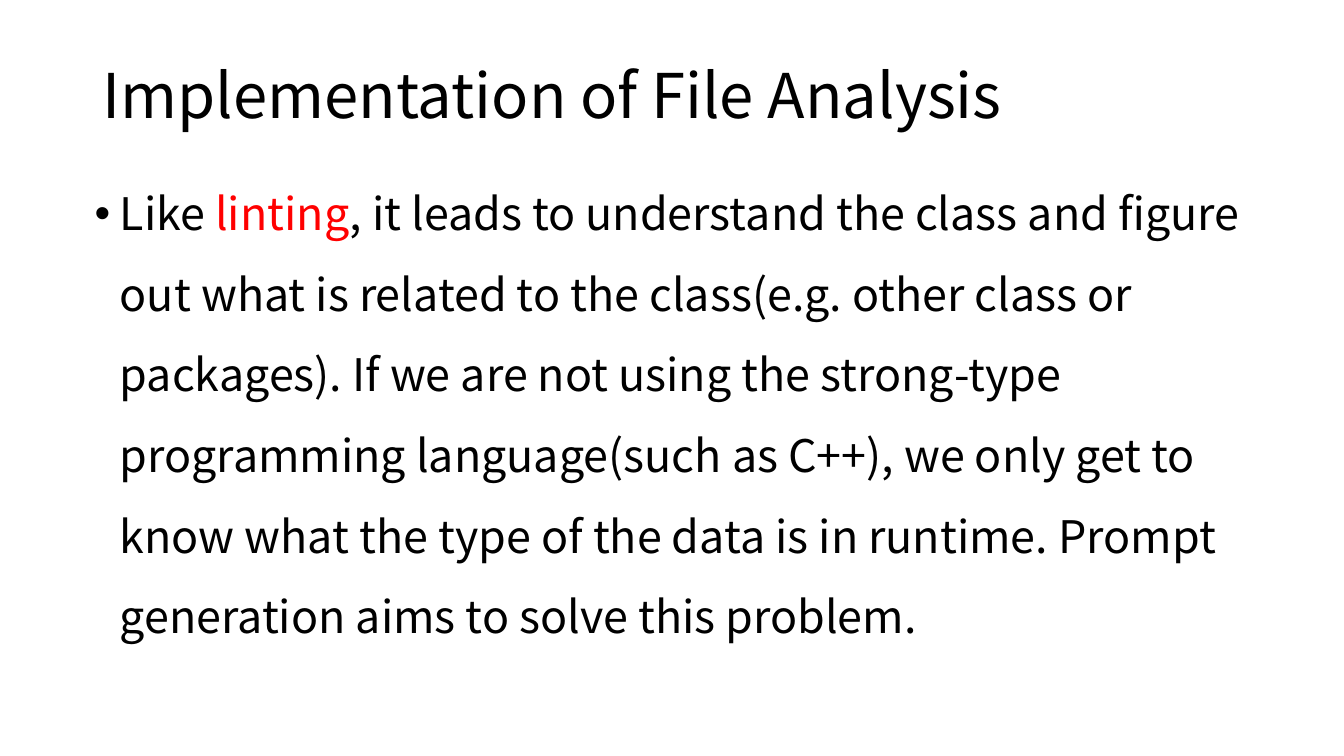
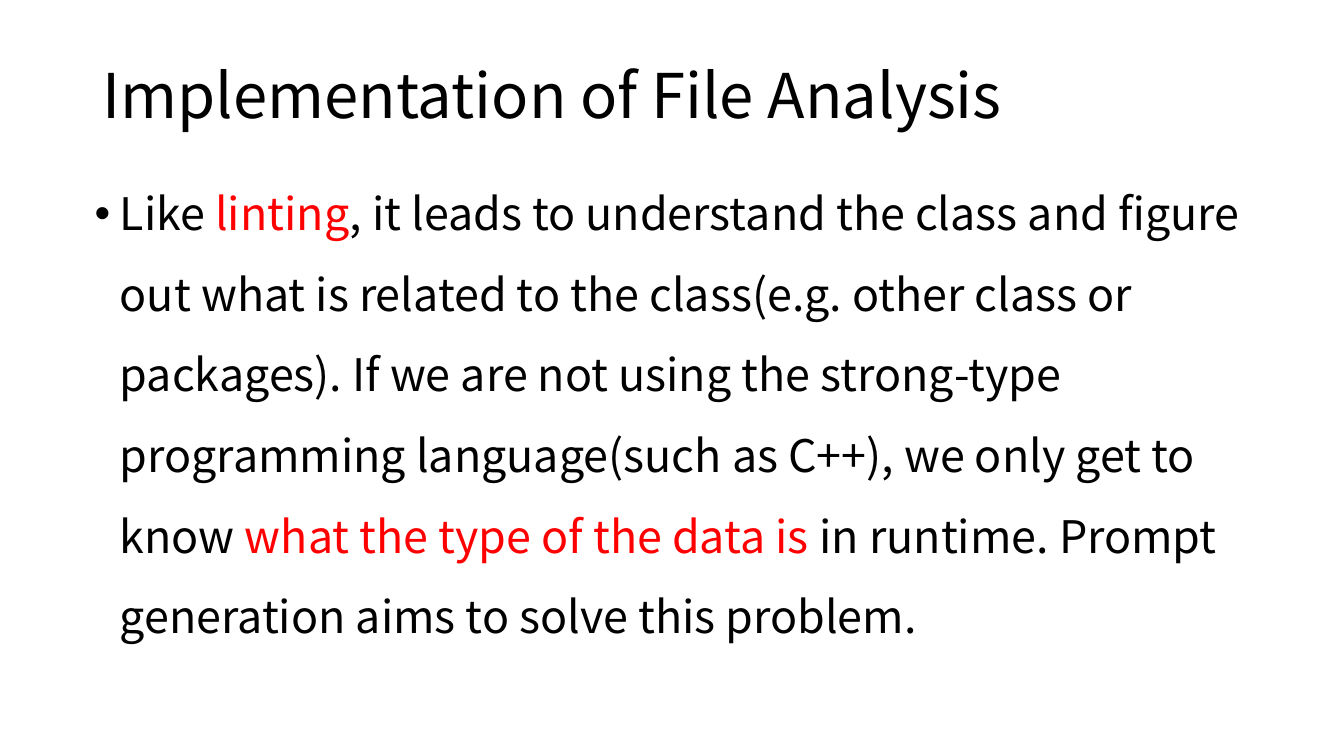
Before and after one commit to Paul-Cui-Bugkiller/CS_6030_2023Fall_Final_Project, a slide deck: slide 5 of Slides/Final_Project_Report.pptx. Drawn at 1344x756 pixels with LibreOffice and Linux fonts; fonts in the diff are those of the drawing. Boxes give left, top, right and bottom in pixels: in the first picture for what was removed or moved away, otherwise in the second. Text is boxed around its words. In the diff, an @@ line names an element or a change of style, - is before the commit and + after.

```diff
--- a/Slides/Final_Project_Report.pptx
+++ b/Slides/Final_Project_Report.pptx
@@ text "Like linting, it leads to ..." at [120, 193, 1239, 645]: text colour #000000 to #FF0000 in "what the type of the data is" @@
```
Also in this commit, not shown: 2 other slides changed, 11 other files.
